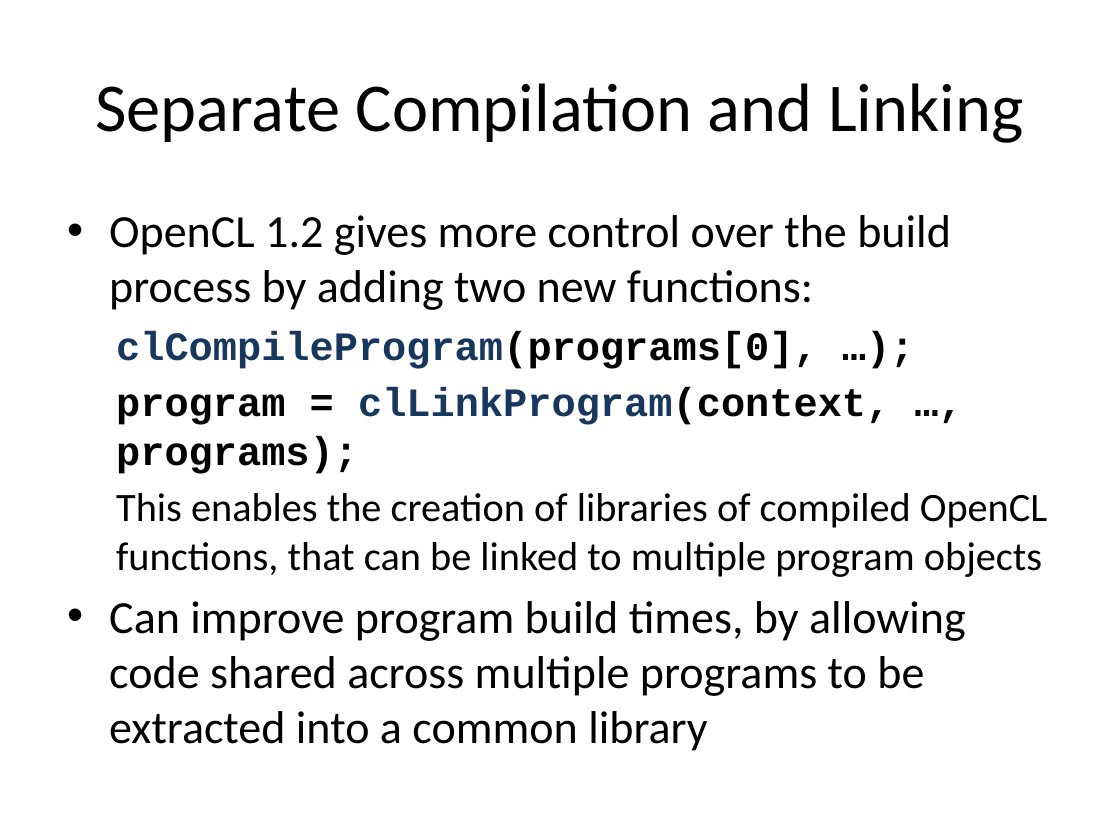
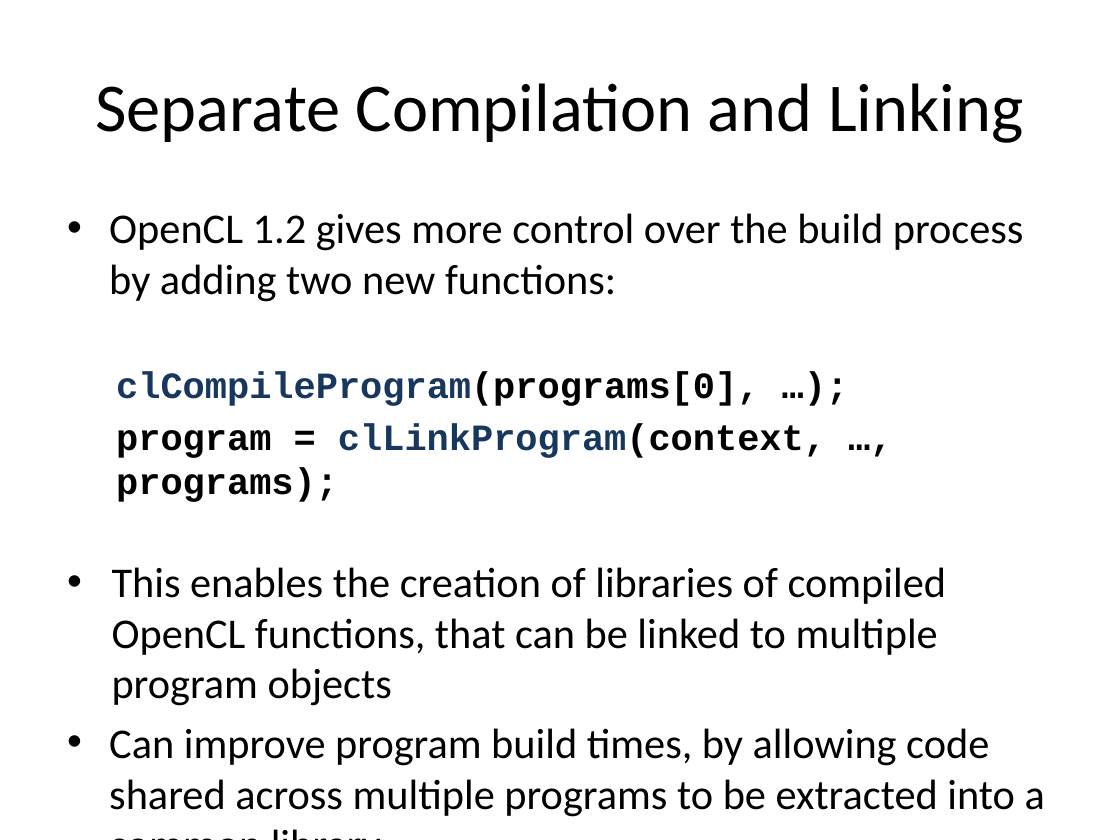
Before and after one commit to UoB-HPC/opencl-training-slides, a slide deck: slide 19 of advanced_part2.pptx. Drawn at 1120x840 pixels with LibreOffice and Linux fonts; fonts in the diff are those of the drawing. Boxes give left, top, right and bottom in pixels: in the first picture for what was removed or moved away, otherwise in the second. Text is boxed around its words. In the diff, an @@ line names an element or a change of style, - is before the commit and + after.

```diff
--- a/advanced_part2.pptx
+++ b/advanced_part2.pptx
@@ text "OpenCL 1.2 gives more control ..." at (109,213,1045,817): size 29.6 to 27.2 pt in "OpenCL 1.2 gives more control over the ...", "Can improve program build times, by allowing ..."; size 25.9 to 23.8 pt in "clCompileProgram(programs[0], …);", "program = clLinkProgram(context, …, programs);"; size 25.9 to 27.2 pt in "This enables the creation of libraries of ..."; bullet none to •; list level 2 to 1 in "This enables the creation of ..." @@
```
Also in this commit, not shown: 3 other slides changed.
